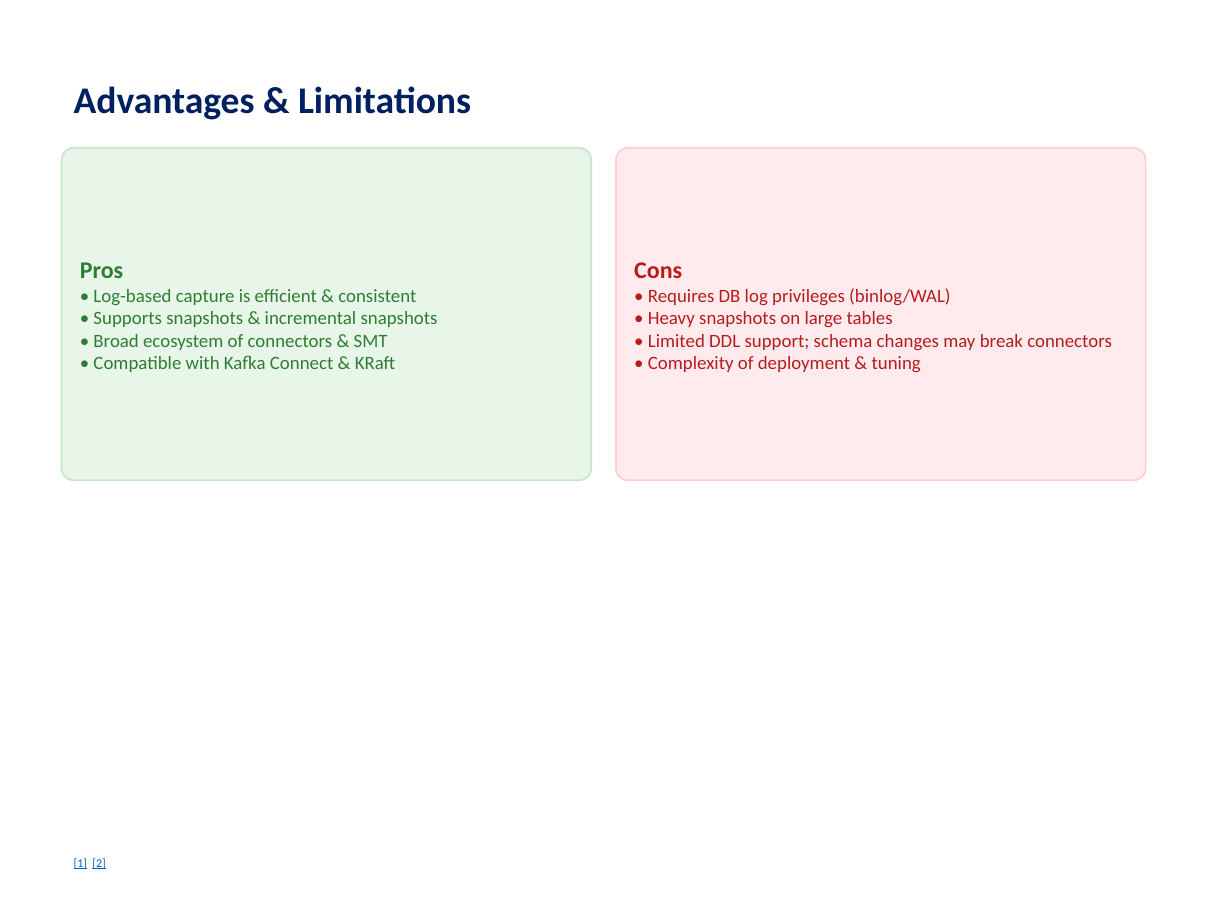
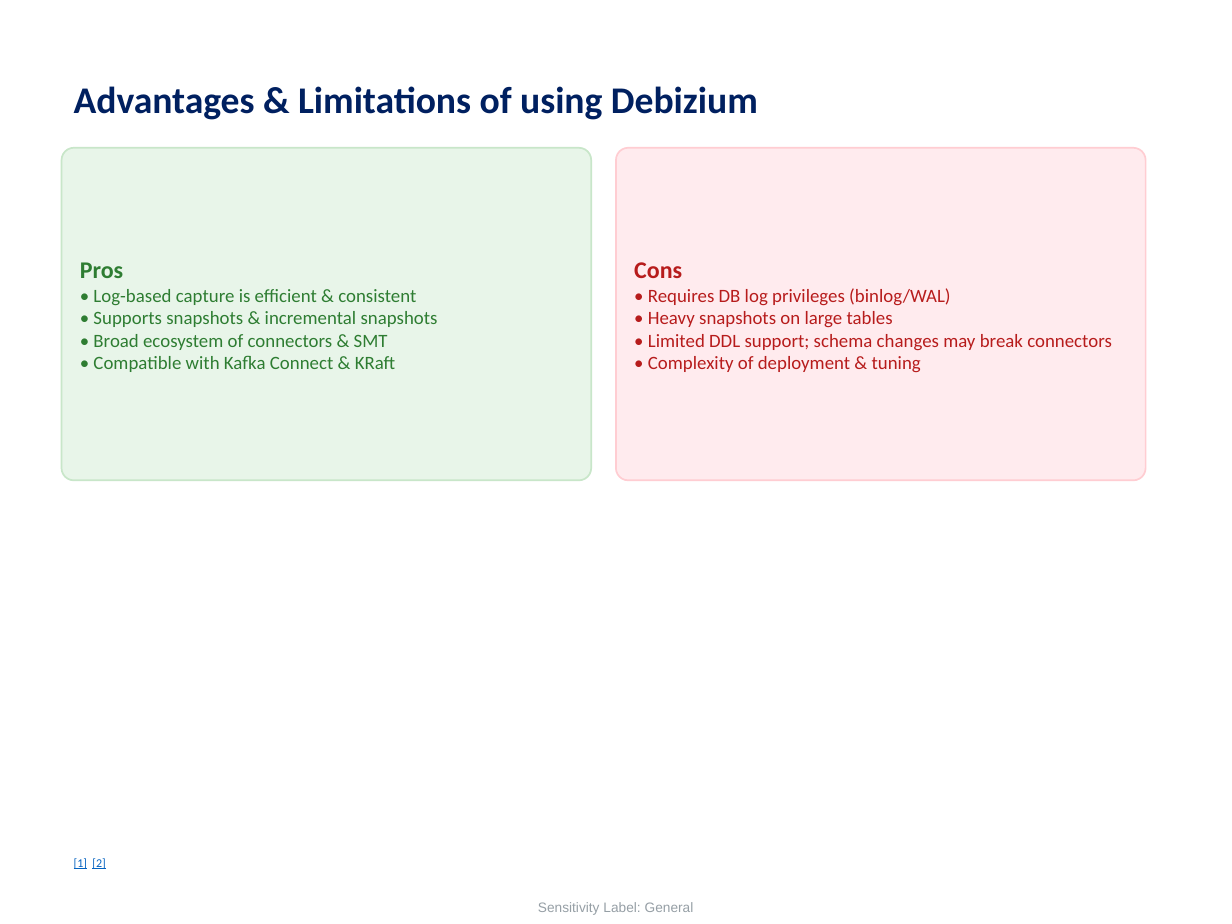
Before and after one commit to Icynima/Medallion-pipeline, a slide deck: slide 38 of Week_01/Day_04/Slides/Day_04_Slides.pptx (slide 22 before the commit). Drawn at 1232x924 pixels with LibreOffice and Linux fonts; fonts in the diff are those of the drawing. Boxes give left, top, right and bottom in pixels: in the first picture for what was removed or moved away, otherwise in the second. Text is boxed around its words. In the diff, an @@ line names an element or a change of style, - is before the commit and + after.

```diff
--- a/Week_01/Day_04/Slides/Day_04_Slides.pptx
+++ b/Week_01/Day_04/Slides/Day_04_Slides.pptx
@@ text at <box>74,86,758,120</box>: text changed @@
-Advantages & Limitations
+Advantages & Limitations of using Debizium
@@ text added at <box>538,902,694,915</box>, 8 pt, text #2E404D at 50% opacity @@
+Sensitivity Label: General
```
Also in this commit, not shown: 35 other slides changed, 27 slides added, 3 slides removed, 8 other files.
